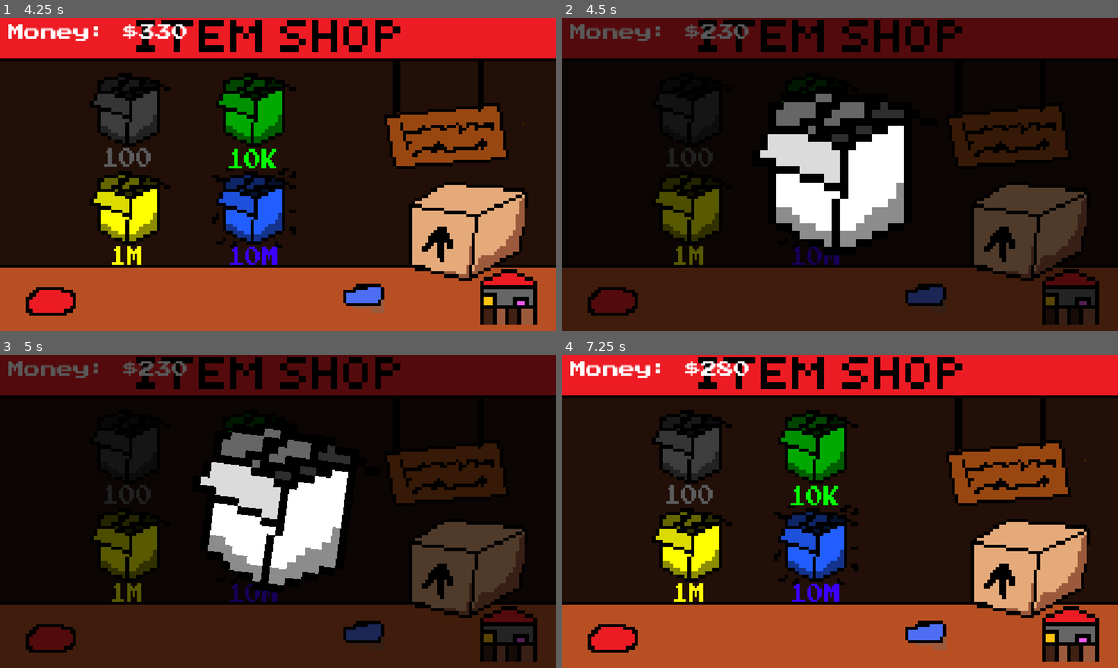
Above: before the commit, frames 1-4 (two rows, left to right).
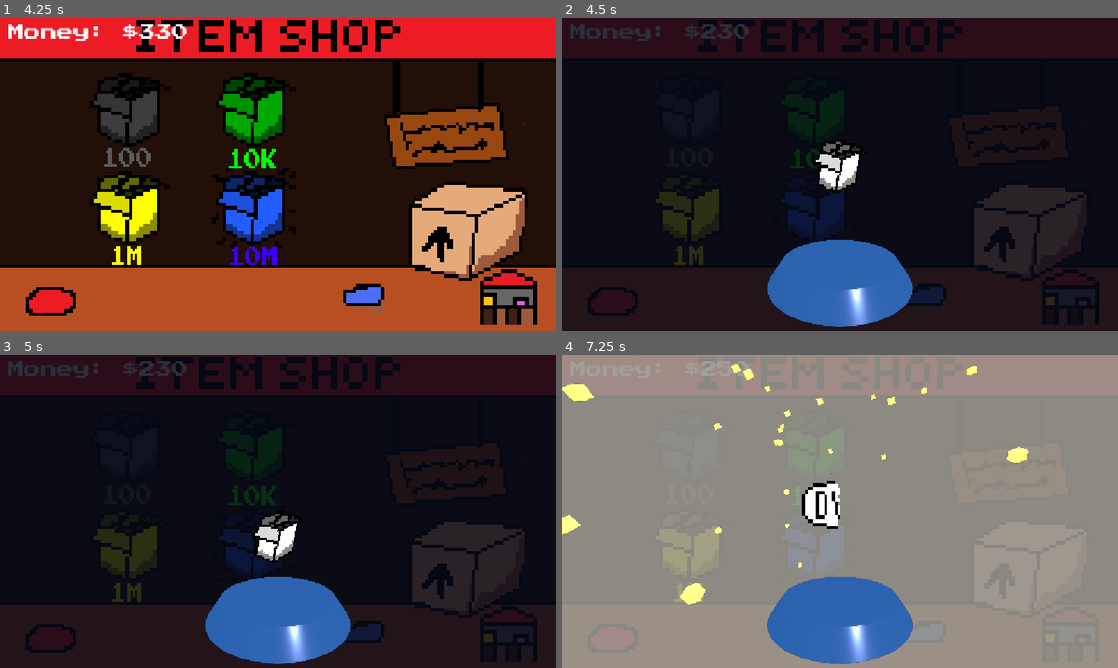
Above: after the commit, the same moments.

Repository: mathiscoolandstuff-lang/DVD-Bounce
Game: Godot game, scene res://main.tscn
The game is run twice, just before and just after one commit, with the same random seed, the same clock (stepped at 60 frames per second) and the same inputs.
Inputs (mouse positions are in pixels of both pictures, inside the frame that each line leads up to):
- Up to frame 1 (4.25 s): click (44, 293) at 0.5 s; click (105, 43) at 1.25 s; click (105, 43) at 2 s; click (44, 293) at 2.75 s; click (472, 290) at 3.5 s
- Up to frame 2 (4.5 s): click "100" at 4.25 s
- Up to frame 3 (5 s): no input
- Up to frame 4 (7.25 s): click "10K" at 5 s; click "1M" at 5.75 s; click "10M" at 6.5 s

Frame 1 is identical in both runs. In frame 2, 47% of the frame differs, in the area x 0-100%, y 0-100%; in frame 3, 47%; in frame 4, 100%.

Commit message:
v19, Potions stack, 3d animation

Diff:
--- a/dvd.gd
+++ b/dvd.gd
@@ -278,16 +278,16 @@
 			update_money_ui()
 			show_floating_banner("POTION: DOUBLED YOUR MONEY! ($" + str(money) + ")", Color.GOLD)
 		2:
-			income_multiplier = 2
-			update_money_ui()
-			show_floating_banner("POTION: 2x INCOME FOR 30 SECONDS!", Color.LIME_GREEN)
+			income_multiplier = 2*income_multiplier
+			update_money_ui()
+			show_floating_banner("POTION: " + str(income_multiplier) + "x INCOME FOR 30 SECONDS!", Color.LIME_GREEN)
 			await get_tree().create_timer(30.0).timeout
 			income_multiplier = 1
 			update_money_ui()
 		3:
-			speed_multiplier = 5.0
-			update_money_ui()
-			show_floating_banner("POTION: 5x SPEED FOR 30 SECONDS!", Color.CYAN)
+			speed_multiplier = 5.0*speed_multiplier
+			update_money_ui()
+			show_floating_banner("POTION: " + str(speed_multiplier) + "x SPEED FOR 30 SECONDS!", Color.CYAN)
 			await get_tree().create_timer(30.0).timeout
 			speed_multiplier = 1.0
 			update_money_ui()
--- a/main.tscn
+++ b/main.tscn
@@ -90,27 +90,27 @@
 [node name="DVD" type="CharacterBody2D" parent="." unique_id=978095398 node_paths=PackedStringArray("rare_crate_button")]
 script = ExtResource("2_h2yge")
 texture_levels = Dictionary[Texture2D, int]({
-ExtResource("13_074og"): 5,
+ExtResource("23_0cbny"): 21,
+ExtResource("22_f6a44"): 60,
+ExtResource("15_ryguw"): 43,
+ExtResource("20_wnkbs"): 50,
+ExtResource("19_qnost"): 20,
+ExtResource("18_0n3wm"): 24,
+ExtResource("17_gngh3"): 22,
+ExtResource("16_d13ii"): 42,
+ExtResource("15_d2t1y"): 32,
+ExtResource("14_0cp0l"): 31,
+ExtResource("14_getpj"): 41,
+ExtResource("17_1u8w0"): 51,
+ExtResource("11_4lmeg"): 25,
+ExtResource("10_h8e4i"): 30,
+ExtResource("9_come4"): 33,
+ExtResource("8_b1qrp"): 23,
+ExtResource("7_facbu"): 34,
+ExtResource("11_2cqfq"): 6,
+ExtResource("10_vivmo"): 3,
 ExtResource("9_w48qg"): 4,
-ExtResource("10_vivmo"): 3,
-ExtResource("11_2cqfq"): 6,
-ExtResource("7_facbu"): 34,
-ExtResource("8_b1qrp"): 23,
-ExtResource("9_come4"): 33,
-ExtResource("10_h8e4i"): 30,
-ExtResource("11_4lmeg"): 25,
-ExtResource("17_1u8w0"): 51,
-ExtResource("14_getpj"): 41,
-ExtResource("14_0cp0l"): 31,
-ExtResource("15_d2t1y"): 32,
-ExtResource("16_d13ii"): 42,
-ExtResource("17_gngh3"): 22,
-ExtResource("18_0n3wm"): 24,
-ExtResource("19_qnost"): 20,
-ExtResource("20_wnkbs"): 50,
-ExtResource("15_ryguw"): 43,
-ExtResource("22_f6a44"): 60,
-ExtResource("23_0cbny"): 21
+ExtResource("13_074og"): 5
 })
 math_dvd_texture = ExtResource("18_0n3wm")
 rare_crate_button = NodePath("../ShopUi/GridContainer/TextureButton3")
--- a/texture_button.gd
+++ b/texture_button.gd
@@ -3,7 +3,6 @@
 @export var dvd_player: CharacterBody2D
 @export var dvd_textures: Array[Texture2D] = []
 @export var cost: int = 100
-@export var unlock_display_size: float = 400
 
 var is_opening: bool = false
 
@@ -19,7 +18,6 @@
 		dvd_player.money -= cost
 		dvd_player.update_money_ui()
 
-		# 1. Pick the random DVD texture
 		var chosen_texture: Texture2D
 		if dvd_textures.size() > 1:
 			var available = dvd_textures.filter(func(tex): return tex != dvd_player.dvd_texture)
@@ -27,14 +25,11 @@
 		else:
 			chosen_texture = dvd_textures.pick_random()
 
-		# 2. Play the crate opening animation before/while equipping
 		await play_crate_animation(chosen_texture)
 
-		# 3. Equip the DVD and unlock it in the Dex
 		dvd_player.dvd_texture = chosen_texture
 		is_opening = false
 	else:
-		# Shake the crate button slightly if the player can't afford it!
 		var orig_x = position.x
 		var shake = create_tween()
 		shake.tween_property(self, "position:x", orig_x + 6, 0.05)
@@ -42,48 +37,166 @@
 		shake.tween_property(self, "position:x", orig_x, 0.05)
 
 func play_crate_animation(reward_texture: Texture2D) -> void:
-	# Create a temporary popup layer on top of everything
+	# 1. Fullscreen overlay above all 2D UI
 	var overlay = CanvasLayer.new()
-	overlay.layer = 10
+	overlay.layer = 25
 	get_tree().current_scene.add_child(overlay)
 
-	# Dark background dim
 	var dim = ColorRect.new()
-	dim.color = Color(0, 0, 0, 0.65)
+	dim.color = Color(0.03, 0.04, 0.09, 0.85)
 	dim.set_anchors_preset(Control.PRESET_FULL_RECT)
 	overlay.add_child(dim)
 
-	# Center container for the crate / reward sprite
-	var center = CenterContainer.new()
-	center.set_anchors_preset(Control.PRESET_FULL_RECT)
-	overlay.add_child(center)
-
-	var display_icon = TextureRect.new()
-	display_icon.texture = texture_normal # Starts showing the crate image
-	display_icon.expand_mode = TextureRect.EXPAND_IGNORE_SIZE
-	display_icon.stretch_mode = TextureRect.STRETCH_KEEP_ASPECT_CENTERED
-	display_icon.custom_minimum_size = Vector2(unlock_display_size, unlock_display_size)
-	display_icon.pivot_offset = Vector2(unlock_display_size * 0.5, unlock_display_size * 0.5)
-	display_icon.scale = Vector2(0.2, 0.2)
-	center.add_child(display_icon)
-
-	# Step A: Crate pops onto screen
-	var tween = create_tween()
-	tween.tween_property(display_icon, "scale", Vector2(1.0, 1.0), 0.25).set_trans(Tween.TRANS_BACK).set_ease(Tween.EASE_OUT)
-
-	# Step B: Crate shakes left and right with suspense!
-	for i in range(5):
-		tween.tween_property(display_icon, "rotation_degrees", 14.0, 0.06)
-		tween.tween_property(display_icon, "rotation_degrees", -14.0, 0.06)
-	tween.tween_property(display_icon, "rotation_degrees", 0.0, 0.05)
-
-	# Step C: Flash white and swap the crate sprite into the rolled DVD!
-	tween.tween_property(display_icon, "modulate", Color(3, 3, 3, 1), 0.1)
-	tween.tween_callback(func(): display_icon.texture = reward_texture)
-	tween.tween_property(display_icon, "scale", Vector2(1.35, 1.35), 0.15).set_trans(Tween.TRANS_BACK).set_ease(Tween.EASE_OUT)
-	tween.parallel().tween_property(display_icon, "modulate", Color(1, 1, 1, 1), 0.25)
-
-	# Hold on screen briefly so the player sees what they got, then clean up
-	tween.tween_interval(0.9)
-	await tween.finished
+	# 2. 3D SubViewport
+	var vpc = SubViewportContainer.new()
+	vpc.set_anchors_preset(Control.PRESET_FULL_RECT)
+	vpc.stretch = true
+	overlay.add_child(vpc)
+
+	var vp = SubViewport.new()
+	vp.size = get_viewport_rect().size
+	vp.transparent_bg = true
+	vp.own_world_3d = true
+	vp.msaa_3d = Viewport.MSAA_4X
+	vpc.add_child(vp)
+
+	# 3. WorldEnvironment + Studio Lights
+	var world_env = WorldEnvironment.new()
+	var env = Environment.new()
+	env.background_mode = Environment.BG_CLEAR_COLOR
+	env.ambient_light_source = Environment.AMBIENT_SOURCE_COLOR
+	env.ambient_light_color = Color(0.95, 0.97, 1.0)
+	env.ambient_light_energy = 1.4
+	world_env.environment = env
+	vp.add_child(world_env)
+
+	var cam = Camera3D.new()
+	cam.position = Vector3(0, 0.8, 5.2)
+	cam.look_at(Vector3(0, -0.2, 0))
+	vp.add_child(cam)
+
+	var key_light = DirectionalLight3D.new()
+	key_light.rotation_degrees = Vector3(-40, 30, 0)
+	key_light.light_energy = 1.6
+	vp.add_child(key_light)
+
+	var rim_light = OmniLight3D.new()
+	rim_light.position = Vector3(0, 2.2, 1.5)
+	rim_light.light_color = Color(0.4, 0.8, 1.0)
+	rim_light.light_energy = 3.5
+	vp.add_child(rim_light)
+
+	# 4. Build the 3D Podium at the bottom
+	var podium = MeshInstance3D.new()
+	var pod_mesh = CylinderMesh.new()
+	pod_mesh.top_radius = 1.45
+	pod_mesh.bottom_radius = 1.75
+	pod_mesh.height = 0.45
+	podium.mesh = pod_mesh
+
+	var pod_mat = StandardMaterial3D.new()
+	pod_mat.albedo_color = Color(0.16, 0.2, 0.32)
+	pod_mat.metallic = 0.75
+	pod_mat.roughness = 0.2
+	pod_mat.emission_enabled = true
+	pod_mat.emission = Color(0.2, 0.55, 1.0)
+	pod_mat.emission_energy_multiplier = 0.65
+	podium.material_override = pod_mat
+	podium.position = Vector3(0, -1.55, 0)
+	vp.add_child(podium)
+		# 5. Build the 3D Crate using a crisp double-sided QuadMesh
+	var crate = MeshInstance3D.new()
+	var crate_quad = QuadMesh.new()
+	crate_quad.size = Vector2(1.6, 1.6)
+	crate.mesh = crate_quad
+
+	var crate_mat = StandardMaterial3D.new()
+	if texture_normal:
+		crate_mat.albedo_texture = texture_normal
+	else:
+		crate_mat.albedo_color = Color(0.85, 0.6, 0.2)
+	crate_mat.transparency = BaseMaterial3D.TRANSPARENCY_ALPHA
+	crate_mat.cull_mode = BaseMaterial3D.CULL_DISABLED
+	crate_mat.shading_mode = BaseMaterial3D.SHADING_MODE_UNSHADED
+	crate_mat.texture_filter = BaseMaterial3D.TEXTURE_FILTER_NEAREST
+	crate.material_override = crate_mat
+
+	crate.position = Vector3(0, 5.5, 0)
+	crate.rotation_degrees = Vector3(15, 30, 0)
+	vp.add_child(crate)
+
+	# 6. Build the 3D DVD Showcase using a double-sided QuadMesh
+	var dvd_disc = MeshInstance3D.new()
+	var quad = QuadMesh.new()
+	quad.size = Vector2(2.2, 1.4)
+	dvd_disc.mesh = quad
+
+	var disc_mat = StandardMaterial3D.new()
+	disc_mat.albedo_texture = reward_texture
+	disc_mat.transparency = BaseMaterial3D.TRANSPARENCY_ALPHA
+	disc_mat.cull_mode = BaseMaterial3D.CULL_DISABLED
+	disc_mat.shading_mode = BaseMaterial3D.SHADING_MODE_UNSHADED
+	disc_mat.texture_filter = BaseMaterial3D.TEXTURE_FILTER_NEAREST
+	dvd_disc.material_override = disc_mat
+
+	dvd_disc.position = Vector3(0, 1.4, 0)
+	dvd_disc.visible = false
+	vp.add_child(dvd_disc)
+
+
+	# === STEP 1: CRATE FALLS FROM THE TOP ===
+	var fall_tween = create_tween()
+	fall_tween.tween_property(crate, "position", Vector3(0, 0.1, 0), 0.55).set_trans(Tween.TRANS_BOUNCE).set_ease(Tween.EASE_OUT)
+	await fall_tween.finished
+
+	# === STEP 2: SPIN FASTER AND FASTER UNTIL EDGES BLUR ===
+	var spin_tween = create_tween()
+	spin_tween.tween_property(crate, "rotation_degrees:y", 9000.0, 2.2).set_trans(Tween.TRANS_EXPO).set_ease(Tween.EASE_IN)
+	spin_tween.parallel().tween_property(crate, "rotation_degrees:x", 1800.0, 2.2).set_trans(Tween.TRANS_EXPO).set_ease(Tween.EASE_IN)
+	spin_tween.parallel().tween_property(crate, "position:y", 0.9, 2.2).set_trans(Tween.TRANS_QUAD).set_ease(Tween.EASE_IN)
+	spin_tween.parallel().tween_property(crate_mat, "emission_energy_multiplier", 5.0, 2.2).set_trans(Tween.TRANS_EXPO).set_ease(Tween.EASE_IN)
+	spin_tween.parallel().tween_property(crate, "scale", Vector3(1.25, 0.95, 1.25), 2.2)
+	await spin_tween.finished
+
+	# === STEP 3: EXPLOSION + SHARDS ===
+	crate.visible = false
+	dvd_disc.visible = true
+
+	var shard_mesh = BoxMesh.new()
+	shard_mesh.size = Vector3(0.2, 0.2, 0.2)
+	var shard_mat = StandardMaterial3D.new()
+	shard_mat.albedo_color = Color(1.0, 0.85, 0.25)
+	shard_mat.emission_enabled = true
+	shard_mat.emission = Color(1.0, 0.65, 0.15)
+	shard_mat.emission_energy_multiplier = 2.5
+
+	for i in range(36):
+		var shard = MeshInstance3D.new()
+		shard.mesh = shard_mesh
+		shard.material_override = shard_mat
+		shard.position = Vector3(0, 0.9, 0)
+		vp.add_child(shard)
+
+		var dir = Vector3(randf_range(-1, 1), randf_range(-0.3, 1.4), randf_range(-1, 1)).normalized()
+		var target = shard.position + dir * randf_range(4.0, 7.5)
+		var st = create_tween()
+		st.tween_property(shard, "position", target, 0.8).set_trans(Tween.TRANS_EXPO).set_ease(Tween.EASE_OUT)
+		st.parallel().tween_property(shard, "rotation_degrees", Vector3(720, 900, 540), 0.8)
+		st.parallel().tween_property(shard, "scale", Vector3.ZERO, 0.8)
+
+	dim.color = Color(1.0, 0.98, 0.9, 0.95)
+	var flash_tween = create_tween()
+	flash_tween.tween_property(dim, "color", Color(0.03, 0.04, 0.09, 0.85), 0.4)
+
+	# === STEP 4: DVD FLOATS DOWN TO PODIUM & SPINS SLOWLY FOR 6 SECONDS ===
+	var float_tween = create_tween()
+	float_tween.tween_property(dvd_disc, "position:y", -0.35, 1.3).set_trans(Tween.TRANS_SINE).set_ease(Tween.EASE_OUT)
+	float_tween.parallel().tween_property(dvd_disc, "rotation_degrees:y", 720.0, 6.0).set_trans(Tween.TRANS_LINEAR)
+	await float_tween.finished
+
+	var end_tween = create_tween()
+	end_tween.tween_property(dim, "color:a", 0.0, 0.25)
+	end_tween.parallel().tween_property(dvd_disc, "scale", Vector3.ZERO, 0.25)
+	await end_tween.finished
+
 	overlay.queue_free()
